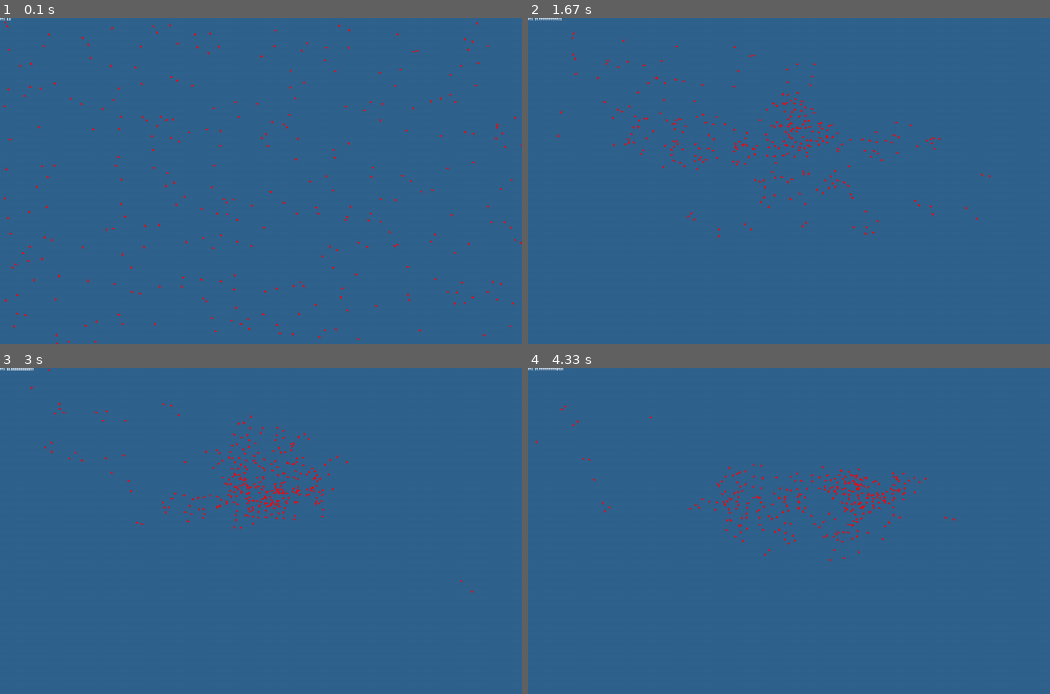
Above: before the commit, frames 1-4 (two rows, left to right).
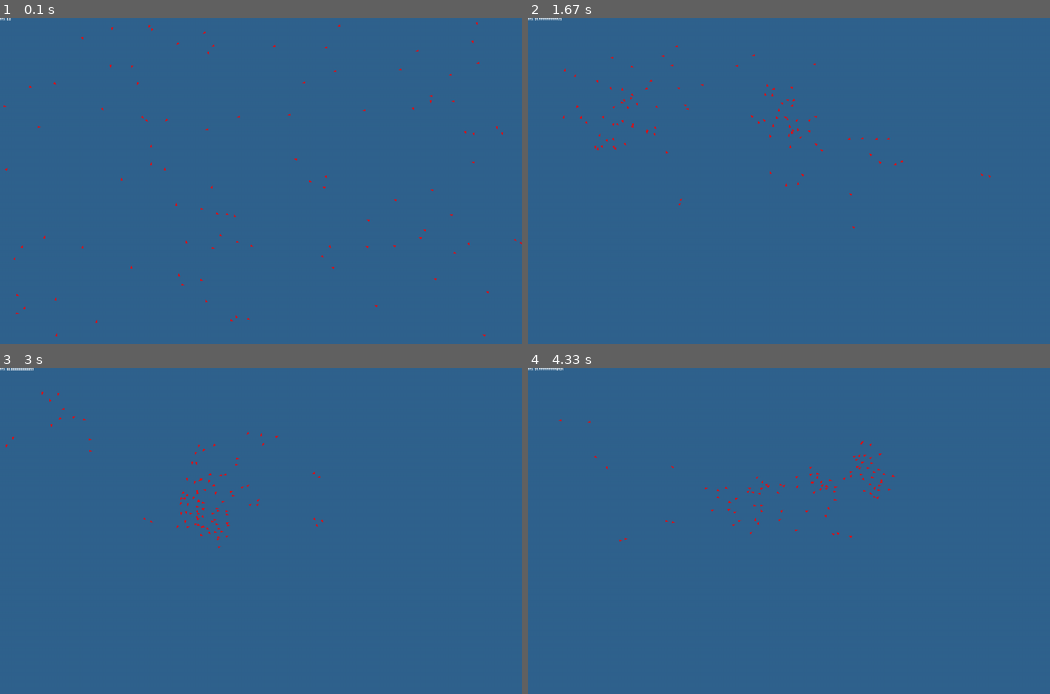
Above: after the commit, the same moments.

Repository: towella/boid-flocking
Game: pygame game, started from code/main.py
The game is run twice, just before and just after one commit, with the same random seed, the same clock (stepped at 60 frames per second) and the same inputs.
Inputs:
- Up to frame 1 (0.1 s): no input
- Up to frame 2 (1.67 s): no input
- Up to frame 3 (3 s): no input
- Up to frame 4 (4.33 s): no input

The runs differ from the first frame. In frame 1, 0.7% of the frame differs, in the area x 0-100%, y 0-100%; in frame 2, 1.1%; in frame 3, 1.1%, in the area x 1-91%, y 0-70%; in frame 4, 1.1%.

Commit message:
Added Wind to Flock - Flock now can optionally experience a randomly determined wind force - Wind direction and strength randomly transitions to a new strength and direction over a given period of time at randomly generated intervals - Wind can not yet be synchronised between flocks

Diff:
--- a/code/boids.py
+++ b/code/boids.py
@@ -1,17 +1,39 @@
 import pygame
 from random import randint
 import math
-from support import get_distance
+from support import get_distance, lerp1D
 
+minute = 60 * 60  # 60fps * 60 seconds
 
 class Flock:
-    def __init__(self, surface, flock_size):
+    def __init__(self, surface, flock_size, use_wind=False):
         self.surface = surface
         self.boids = [Boid(self.surface) for b in range(flock_size)]
 
+        self.max_wind = 3
+        self.min_wind_change = int(minute * 0.1)
+        self.max_wind_change = int(minute * 0.2)
+        self.wind_transition = 30
+        self.wind_change = randint(self.min_wind_change, self.max_wind_change)
+        self.use_wind = use_wind
+        self.wind = [0, 0]
+        self.new_wind = [0.0, 0.0]  # wind for next transition
+
     def update(self):
+        self.wind_change -= 1
+        # lerp wind to new wind if in transitional period
+        if -self.wind_transition <= self.wind_change < 0 and self.use_wind:
+            self.wind[0] = lerp1D(self.wind[0], self.new_wind[0], abs(self.wind_change) / self.wind_transition)
+            self.wind[1] = lerp1D(self.wind[1], self.new_wind[1], abs(self.wind_change) / self.wind_transition)
+        # set new wind for next transition if transition is completed
+        elif self.wind_change < -self.wind_transition and self.use_wind:
+            self.new_wind[0] = randint(-self.max_wind * 100, self.max_wind * 100) / 100
+            self.new_wind[1] = randint(-self.max_wind * 100, self.max_wind * 100) / 100
+            self.wind_change = randint(self.min_wind_change, self.max_wind_change)
+
+        # update boids
         for b in self.boids:
-            b.update(self.boids)
+            b.update(self.boids, self.wind)
 
     def draw(self):
         for b in self.boids:
@@ -43,7 +65,7 @@
     def get_vel(self):
         return self.vel
 
-    def update(self, boids):
+    def update(self, boids, wind):
         # steering
         close_dx = 0
         close_dy = 0
@@ -115,9 +137,10 @@
             self.vel[0] = (self.vel[0] / speed) * self.min_speed
             self.vel[1] = (self.vel[1] / speed) * self.min_speed
 
-        # - apply velocity -
-        self.pos[0] += self.vel[0]
-        self.pos[1] += self.vel[1]
+        # - apply velocity and wind -
+        # wind is separate force to boid velocity (external force)
+        self.pos[0] += self.vel[0] + wind[0]
+        self.pos[1] += self.vel[1] + wind[1]
 
         # - calculate angle (for rendering) -
         self.rot_deg = math.degrees(math.atan2(self.vel[0], self.vel[1]))
--- a/code/level.py
+++ b/code/level.py
@@ -36,9 +36,10 @@
         self.large_font = Font(resource_path(fonts['large_font']), 'white')
 
         # flock
-        flock_size = 100
-        flocks = 3
-        self.flocks = [Flock(self.screen_surface, flock_size) for i in range(flocks)]
+        flock_size = 50
+        flocks = 2
+        use_wind = False
+        self.flocks = [Flock(self.screen_surface, flock_size, use_wind) for i in range(flocks)]
 
 # -- check methods --
 
Not shown, changed: TODO
